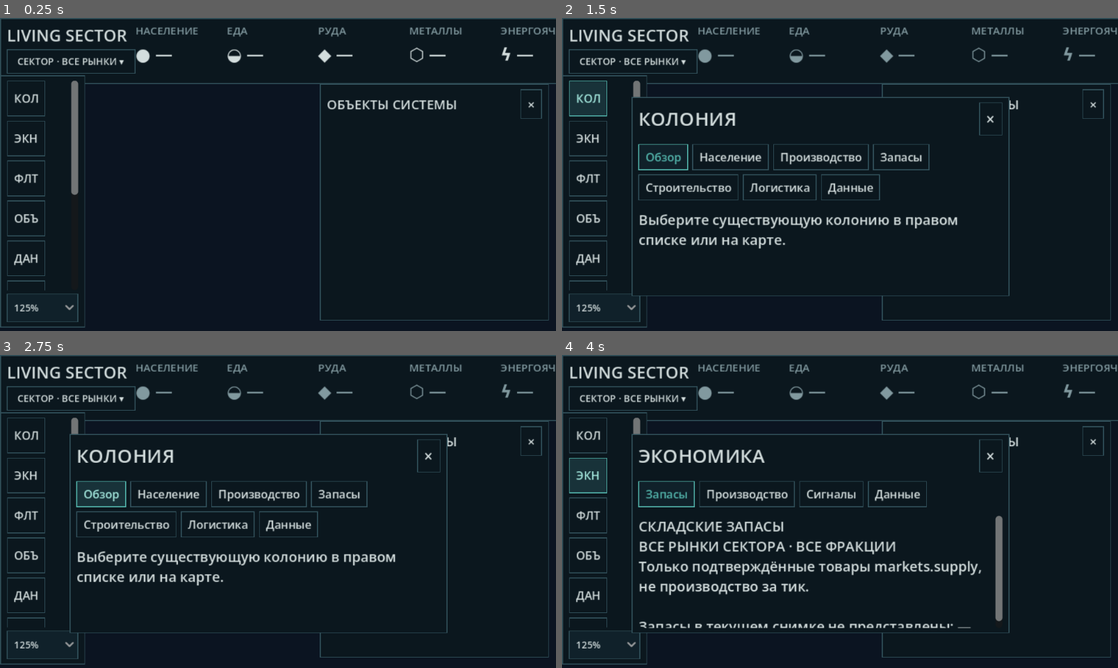
Above: before the commit, frames 1-4 (two rows, left to right).
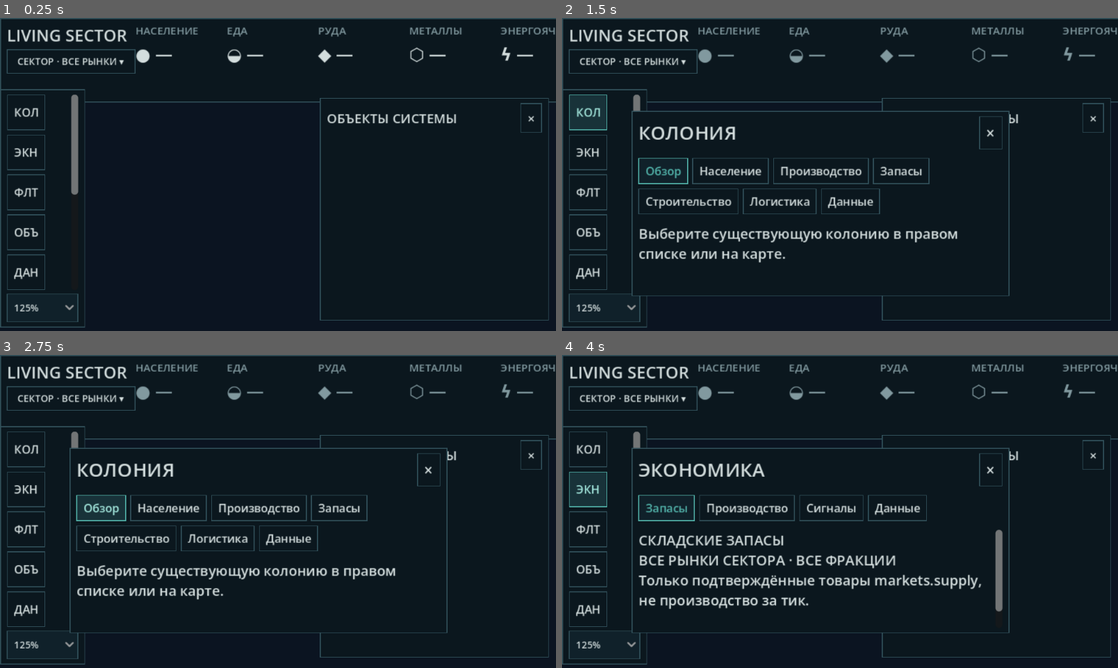
Above: after the commit, the same moments.

Repository: Mefits/Living-Sector
Game: Godot game, scene res://scenes/main.tscn
Two runs of this game, one before a commit and one after it. Both use one fixed random seed, a clock stepped at 60 frames per second and the inputs below.
Inputs:
- Up to frame 1 (0.25 s): no input
- Up to frame 2 (1.5 s): click "СЕКТОР · ВСЕ РЫНКИ ▾" at 0.5 s; click "КОЛ" at 1.25 s
- Up to frame 3 (2.75 s): click "Обзор" at 2 s
- Up to frame 4 (4 s): click "Логистика" at 2.75 s; click "ЭКН" at 3.5 s

The runs differ from the first frame. In frame 1, 3.1% of the frame differs, in the area x 0-100%, y 18-88%; in frame 2, 11%; in frame 3, 11%; in frame 4, 13%.
Error after the commit: Trying to assign an array of type "Array" to a variable of type "Array[Dictionary]". (res://scripts/view/strategy_ui.gd:860)

Commit message:
Expose FPS/sim/UI timings and true local ship roles in compact planet selection and clickable logistics links

Diff:
--- a/godot/scripts/view/strategy_ui.gd
+++ b/godot/scripts/view/strategy_ui.gd
@@ -2,6 +2,7 @@
 const QuickData = preload("res://scripts/view/colony_quick_projection.gd")
 const ContextData = preload("res://scripts/view/colony_context_projection.gd")
 const FacilityNames = preload("res://scripts/view/facility_labels_ru.gd")
+const ShipPresence = preload("res://scripts/view/ship_body_projection.gd")
 ## Living Sector strategy HUD — Figma-inspired, read-only presentation.
 ## The game owns the map, authoritative economy, orders and clock.
 ## Never requests a new world_snapshot or invents per-tick trends.
@@ -37,6 +38,8 @@
 var _brand_scope: Button
 var _metric_nodes: Dictionary = {}
 var _clock: Label
+var _perf_readout: Label
+var _perf_detail_text: String = ""
 var _pause: Button
 var _outliner: PanelContainer
 var _outliner_list: VBoxContainer
@@ -46,6 +49,8 @@
 var _window_text: RichTextLabel
 var _window_tabs: HFlowContainer
 var _window_cards: GridContainer
+var _window_ship_links: HFlowContainer
+var _ship_links_signature: String = ""
 var _selection_card: PanelContainer
 var _selection_title: Label
 var _selection_summary: Label
@@ -121,7 +126,7 @@
 func _build_top() -> void:
     _top = _panel()
     _top.set_anchors_and_offsets_preset(Control.PRESET_TOP_WIDE)
-    _top.offset_bottom = 66
+    _top.offset_bottom = 82
     _top.mouse_filter = Control.MOUSE_FILTER_STOP
     add_child(_top)
     var row := HBoxContainer.new()
@@ -149,8 +154,11 @@
         _metric_nodes[str(item["key"])] = large
     var time_area := VBoxContainer.new()
     _time_area = time_area
-    time_area.custom_minimum_size = Vector2(158, 0)
+    time_area.custom_minimum_size = Vector2(210, 0)
     row.add_child(time_area)
+    _perf_readout = _label("FPS — · SIM — · PING —", 12, TEAL)
+    _perf_readout.tooltip_text = "Локальная симуляция: сетевой ping не применяется."
+    time_area.add_child(_perf_readout)
     _clock = _label("ТИК — · ×1", 13, MUTED)
     time_area.add_child(_clock)
     var controls := HBoxContainer.new()
@@ -169,7 +177,7 @@
 func _build_left() -> void:
     var rail := _panel()
     rail.anchor_bottom = 1.0
-    rail.offset_top = 66
+    rail.offset_top = 82
     rail.offset_right = 66
     rail.offset_bottom = -4
     add_child(rail)
@@ -221,7 +229,7 @@
     _outliner.anchor_bottom = 1.0
     _outliner.offset_left = -272
     _outliner.offset_right = -8
-    _outliner.offset_top = 76
+    _outliner.offset_top = 92
     _outliner.offset_bottom = -12
     add_child(_outliner)
     var col := VBoxContainer.new()
@@ -266,6 +274,11 @@
     _window_cards.add_theme_constant_override("v_separation", 8)
     _window_cards.visible = false
     col.add_child(_window_cards)
+    _window_ship_links = HFlowContainer.new()
+    _window_ship_links.add_theme_constant_override("h_separation", 5)
+    _window_ship_links.add_theme_constant_override("v_separation", 5)
+    _window_ship_links.visible = false
+    col.add_child(_window_ship_links)
     _window_text = RichTextLabel.new()
     _window_text.bbcode_enabled = false
     _window_text.scroll_active = true
@@ -328,6 +341,12 @@
                 str(card.get("label", "")), str(card.get("value", "—"))])
     _selection_summary.text = "  ·  ".join(summary) if not summary.is_empty() else (
         str(projection.get("subtitle", "Данные отсутствуют")))
+    if _ship.is_empty() and _facility.is_empty() and not _body.is_empty():
+        var visiting: Array[Dictionary] = ShipPresence.ships_at_body(
+            _world, _economy, _body)
+        _selection_summary.text += "\nСуда в локациях тела: %d" % visiting.size()
+        if not visiting.is_empty():
+            _selection_summary.text += " · " + str(visiting[0]["name"])
 
 func _layout_window() -> void:
     if _brand_box != null:
@@ -336,13 +355,31 @@
         for box in _metric_boxes:
             box.custom_minimum_size.x = 105.0 if compact else 121.0
         if _time_area != null:
-            _time_area.custom_minimum_size.x = 138.0 if compact else 158.0
+            _time_area.custom_minimum_size.x = 170.0 if compact else 210.0
     if _window == null:
         return
     _window.offset_left = 80
     _window.offset_right = minf(760.0, maxf(515.0, size.x - 370.0))
-    _window.offset_top = 91
+    _window.offset_top = 107
     _window.offset_bottom = -40
+
+## The already-existing UIFrameProfiler owns timing samples. Reuse its
+## scalars; do not sample World, N158 or network from the HUD.
+func update_performance(fps: int, sim_ms: float, ui_ms: float,
+        worker: bool, details: String = "") -> void:
+    if _perf_readout == null:
+        return
+    var sim_label: String = "SIM" if worker else "SIM p95"
+    _perf_readout.text = ("FPS %d  ·  %s %.1fмс\n" +
+        "UI p95 %.1fмс  ·  PING —") % [
+        maxi(0, fps), sim_label, maxf(0.0, sim_ms), maxf(0.0, ui_ms)]
+    _perf_readout.tooltip_text = (
+        "PING —: игра исполняется локально, сетевого RTT нет.\n" +
+        ("SIM: последний завершённый шаг фонового N158.\n"
+            if worker else
+            "SIM p95: advance_frame за последние 120 кадров.\n") +
+        "UI p95: нагрузка интерфейса за окно профайлера.\n" +
+        details)
 
 func _set_ui_scale(index: int) -> void:
     if _game != null:
@@ -443,6 +480,7 @@
     if not bool(_game.get("_in_system")):
         _game.call("_open_selected_system")
     _game.call("_on_ship_selected", id)
+    _game.call("_reveal_selected_ship_on_map")
     _update_selection_card()
     _update_window()
 
@@ -779,6 +817,7 @@
     var new_text: String = "\n".join(lines)
     if _window_text.text != new_text:
         _window_text.text = new_text
+    _update_ship_links(selected_body)
 
 func _colony_diagnostic_text() -> String:
     var body_id: String = _effective_body()
@@ -813,6 +852,54 @@
     lines.append("Полный N39 отладочный дамп — кнопка «ДАН» слева.")
     return "\n".join(lines)
 
+func _update_ship_links(body_id: String) -> void:
+    if _window_ship_links == null:
+        return
+    var active: bool = (_window_mode == "colony" and not body_id.is_empty()
+        and _tab in ["Обзор", "Логистика"])
+    var items: Array[Dictionary] = (ShipPresence.ships_at_body(
+        _world, _economy, body_id) if active else [])
+    var signature: String = (_window_mode + "|" + _tab + "|" + body_id +
+        "|" + JSON.stringify(items.map(func(row):
+            return [row["id"], row["status"], row["goal"]])))
+    if signature == _ship_links_signature:
+        return
+    _ship_links_signature = signature
+    for child in _window_ship_links.get_children():
+        _window_ship_links.remove_child(child)
+        child.queue_free()
+    _window_ship_links.visible = not items.is_empty()
+    if items.is_empty():
+        return
+    _window_ship_links.add_child(_label("КОРАБЛИ У ТЕЛА · %d" % items.size(),
+        12, TEAL))
+    var limit: int = 8 if _tab == "Логистика" else 4
+    for item in items.slice(0, limit):
+        var btn := _button("➤ " + str(item["name"]), _select_ship.bind(
+            str(item["id"])), 13)
+        btn.tooltip_text = str(item["status"]) + "\n" + str(item["goal"])
+        _window_ship_links.add_child(btn)
+
+func _body_ship_text(body_id: String) -> String:
+    var rows: Array[Dictionary] = ShipPresence.ships_at_body(
+        _world, _economy, body_id)
+    var lines: Array[String] = [
+        "КОРАБЛИ В ЛОКАЦИЯХ ПЛАНЕТЫ: %d" % rows.size(),
+        "Только подтверждённые локации N43/N39; посадка не предполагается.", ""]
+    if rows.is_empty():
+        lines.append("Судов в известных локациях этого тела сейчас нет.")
+    for row in rows:
+        lines.append("➤ %s · %s" % [str(row["name"]), str(row["class"])])
+        lines.append("  %s" % str(row["status"]))
+        lines.append("  Задача: %s  ·  локация: %s" % [
+            str(row["goal"]), str(row["location"])])
+        if not str(row["contract_id"]).is_empty():
+            lines.append("  Контракт: " + str(row["contract_id"]))
+        lines.append("")
+    lines.append("Нажмите на имя корабля выше, чтобы перейти к нему.")
+    lines.append("Корабли в полёте смотрите в «Флот» — они ещё не прибыли.")
+    return "\n".join(lines)
+
 func _colony_window_text(body_id: String,
         projection: Dictionary) -> String:
     if body_id.is_empty():
@@ -829,6 +916,10 @@
             lines.append("")
             lines.append("Данные колонии — реальные рынки и население N39.")
             lines.append("Построек без фактических площадок не показываем.")
+            lines.append("")
+            lines.append("Суда в локациях планеты: %d" % ShipPresence.ships_at_body(
+                _world, _economy, body_id).size())
+            lines.append("Вкладка «Логистика» — задачи, стыковка и переход к кораблю.")
             return "\n".join(lines)
         "Население":
             return _population_text(body_id)
@@ -839,7 +930,7 @@
         "Строительство":
             return _construction_text(body_id)
         "Логистика":
-            return _ships_text(true, false)
+            return _body_ship_text(body_id)
     return "—"
 
 func _population_text(body_id: String) -> String:
